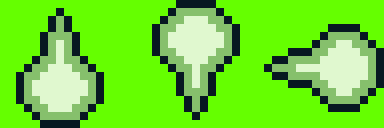
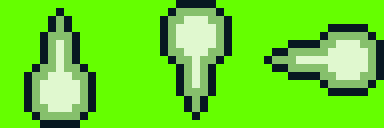
The second 384 x 128 image is a revision of the first. Changes to its layers:
added layer "right" (1st of 2) above "up" over [264, 24, 384, 96]
added layer "up" (1st of 2) above "down" over [160, 24, 232, 72]
added layer "down" (1st of 2) above "right" over [24, 56, 96, 104]
hid "right" (2nd of 2) over [264, 24, 384, 112]
hid "up" (2nd of 2) over [152, 24, 240, 72]
hid "down" (2nd of 2) over [16, 56, 104, 104]
